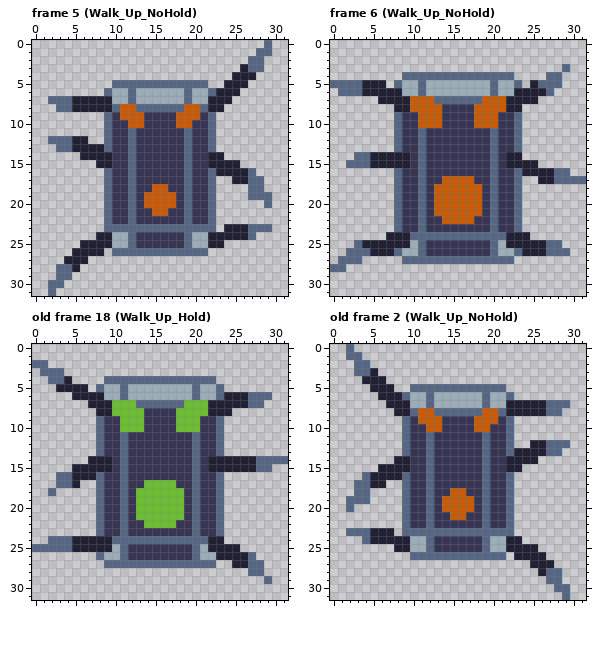
Pixel-art file -- Assets/Assets_Art/Robot_Sprites.aseprite. The picture above is the old version.
32x32 pixels, 25 frames. Shown: frame 5 (Walk_Up_NoHold), frame 6 (Walk_Up_NoHold), old frame 18 (Walk_Up_Hold), old frame 2 (Walk_Up_NoHold). The commit also changed other frames, which this record leaves out.
The result:
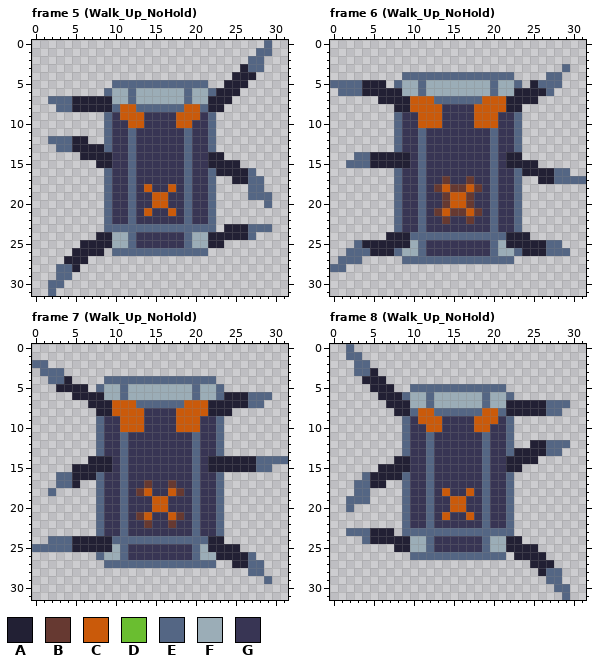
Palette (. is transparent): A #222034  B #663931  C #ca5a0a  D #6abe30  E #546684  F #9badb7  G #383554
A new or re-ordered frame is compared with the old frame closest to it.
From old to new:
frames re-ordered
Frame 5 (Walk_Up_NoHold), layer "Body":
y 18: x 14..17 GCCG -> CGGC
y 19..20: x 14 C -> G; x 17 C -> G
y 21: x 14..17 GCCG -> CGGC
Frame 6 (Walk_Up_NoHold), layer "Body":
y 17: x 14..17 CCCC -> BGGB
y 18: x 13 C -> B; x 15..16 CC -> BB; x 18 C -> B
y 19..20: x 13..14 CC -> GB; x 17..18 CC -> BG
y 21: x 13 C -> B; x 15..16 CC -> BB; x 18 C -> B
y 22: x 14..17 CCCC -> BGGB
Frame 7 (Walk_Up_NoHold) against old frame 18 (Walk_Up_Hold), layer "Body":
y 7: x 10..12 DDD -> CCC; x 19..21 DDD -> CCC
y 8: x 10..13 DDDD -> CCCC; x 18..21 DDDD -> CCCC
y 9..10: x 11..13 DDD -> CCC; x 18..20 DDD -> CCC
y 17: x 14..17 DDDD -> BGGB
y 18: x 13..18 DDDDDD -> BCGGCB
y 19..20: x 13..18 DDDDDD -> GGCCGG
y 21: x 13..18 DDDDDD -> BCGGCB
y 22: x 14..17 DDDD -> BGGB
Frame 8 (Walk_Up_NoHold) against old frame 2 (Walk_Up_NoHold), layer "Body": the same change as frame 5 (Walk_Up_NoHold)
Boxes around the changes in both pictures, in picture pixels (x1, y1, x2, y2):
changed: (144, 184, 176, 216)
changed: (434, 176, 482, 224)
changed: (112, 400, 144, 432)
changed: (176, 400, 208, 432)
changed: (136, 480, 184, 528)
changed: (442, 488, 474, 520)
